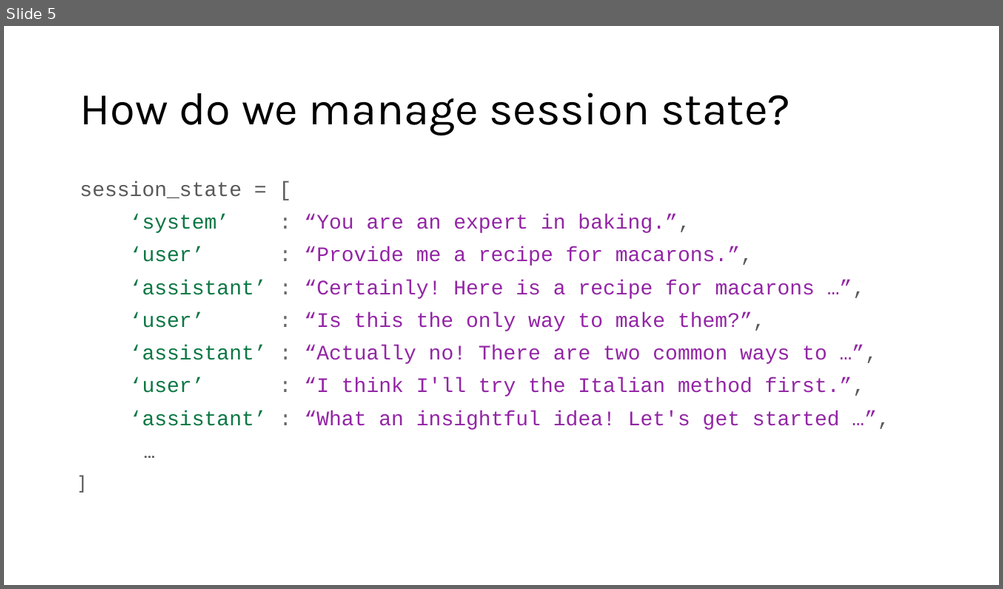
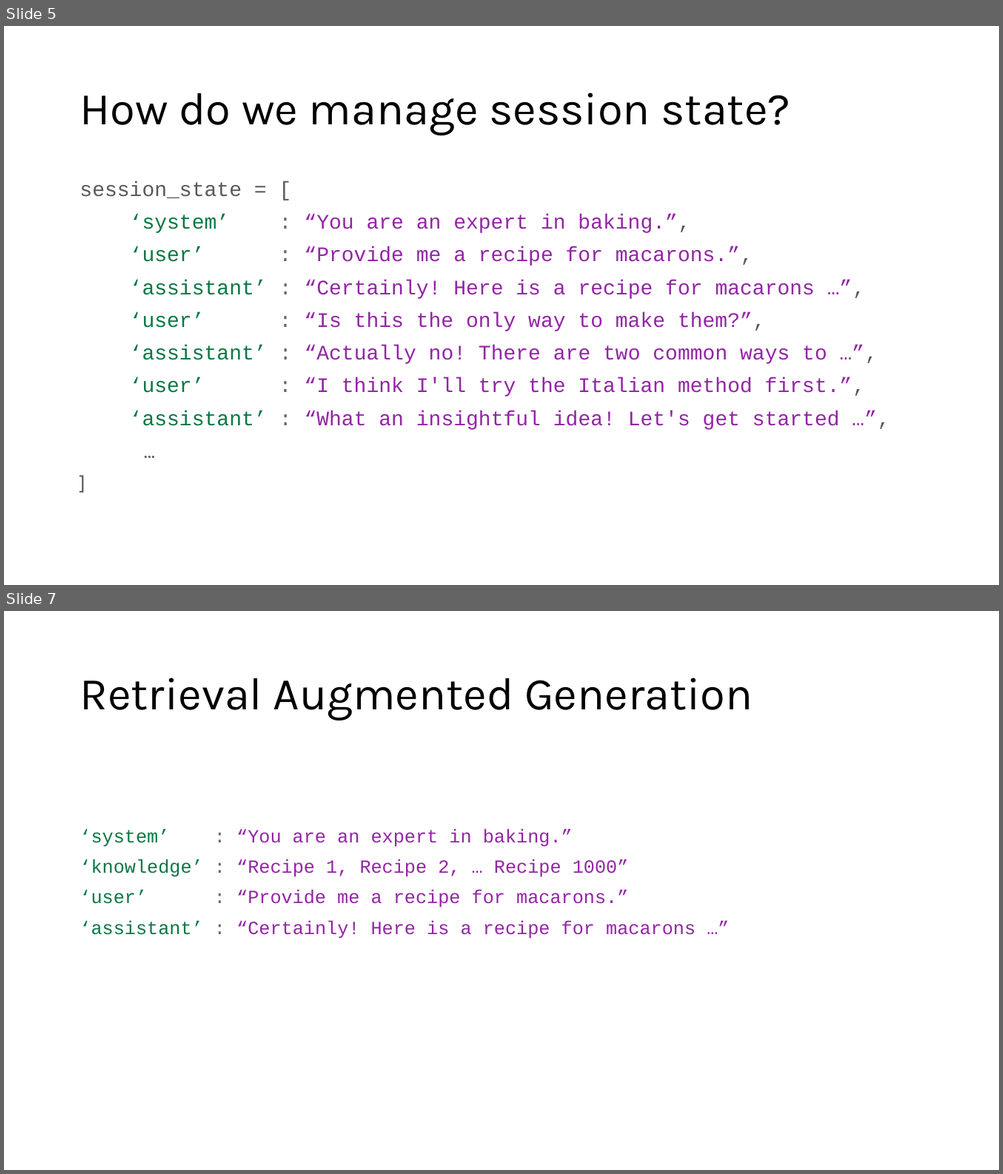
Before and after one commit to acceleratescience/large-language-models, a slide deck: slides/flsg/8-orchestration-flsg.pptx. Shown one above the other, each under a label of ours: slide 5 before the commit, slides 5 and 7 after it; the slides between them are not shown. The pictures are 1003x589 and 1003x1174 pixels, drawn with LibreOffice and Linux fonts; fonts in the diff are those of the drawing. Boxes give left, top, right and bottom in pixels: in the first picture for what was removed or moved away, otherwise in the second. Text is boxed around its words. In the diff, an @@ line names an element or a change of style, - is before the commit and + after.

```diff
--- a/slides/flsg/8-orchestration-flsg.pptx
+++ b/slides/flsg/8-orchestration-flsg.pptx
@@ slide 7 added at box(4, 611, 999, 1170), background #FFFFFF @@
@@ title added at box(79, 678, 752, 721), 44 pt, text #000000 @@
+Retrieval Augmented Generation
@@ text added at box(79, 829, 695, 939), 18 pt, text #9325A5 @@
+‘system’ : “You are an expert in baking.”
+‘knowledge’ : “Recipe 1, Recipe 2, … Recipe 1000”
+‘user’ : “Provide me a recipe for macarons.”
+‘assistant’ : “Certainly! Here is a recipe for macarons …”
```
Also in this commit, not shown: 8 other slides added, 1 other file.
